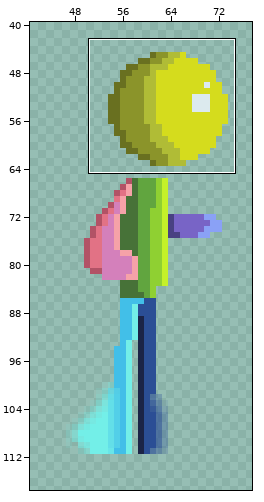
Two states of a sprite sheet, media/running animation/running animation7.png. Above, an overview of the earlier version with the close-up marked.
Close-up. Earlier state:
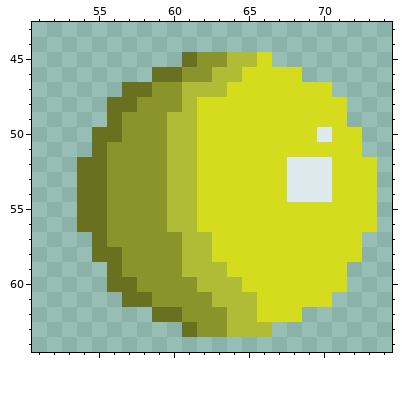
The file is 128x128 pixels. Pixels under 10% opacity are left out. Colours within 5 levels of each other are drawn and written as one. Shown: x 51..74, y 43..64. The wide view leaves out empty margins. The commit also changed other parts of the picture, which this record leaves out.
Once edited:
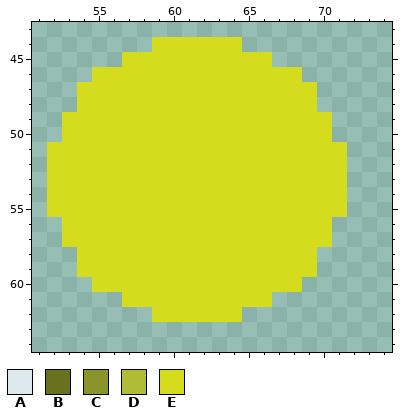
Palette (. is transparent): A #dceaee  B #697020  C #8b942a  D #b0bc36  E #d5dc1d
The edit:
Changed rows in their new state; - is an unchanged pixel.
first column x 52:
44 -------EEEEEE---------
45 -----EEEEEEEEE--------
46 ---EEEEEEEEEE---------
47 --EEEEEEEEEE------.---
48 --EEEEEEEE--------..--
49 -EEEEEEEEE---------.--
50 -EEEEEEEEE--------E..-
51 EEEEEEEEEE----------.-
52 EEEEEEEEEE------EEE-..
53 EEEEEEEEEE------EEE-..
54 EEEEEEEEEE------EEE-..
55 EEEEEEEEEE----------..
56 -EEEEEEEEE---------...
57 -EEEEEEEEEE--------..-
58 --EEEEEEEEE-------...-
59 --EEEEEEEEEE------..--
60 ---EEEEEEEEEE----...--
61 -----EEEEEEEEE-....---
62 -------EEEEEE....-----
63 ---------......-------
